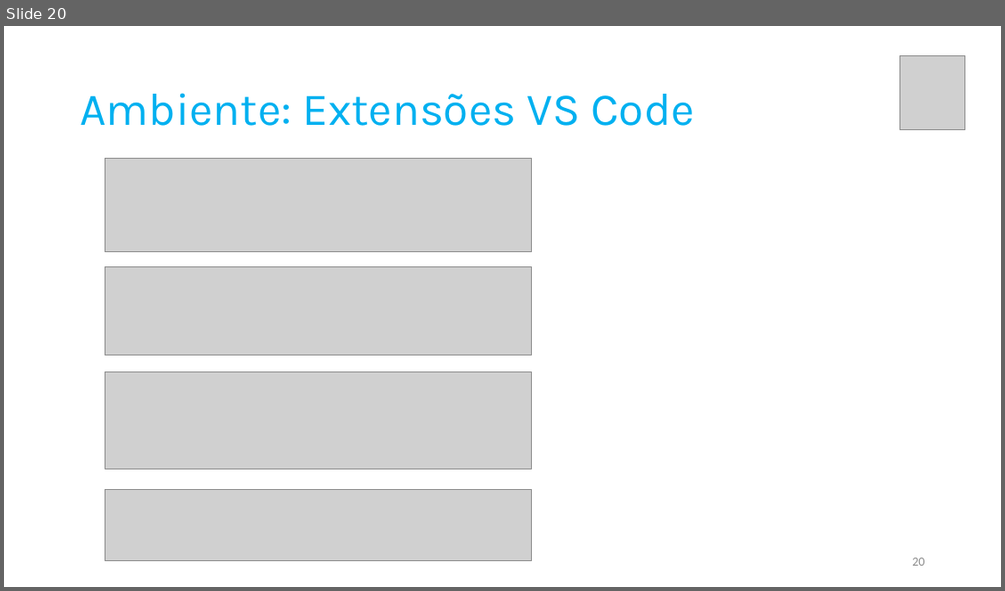
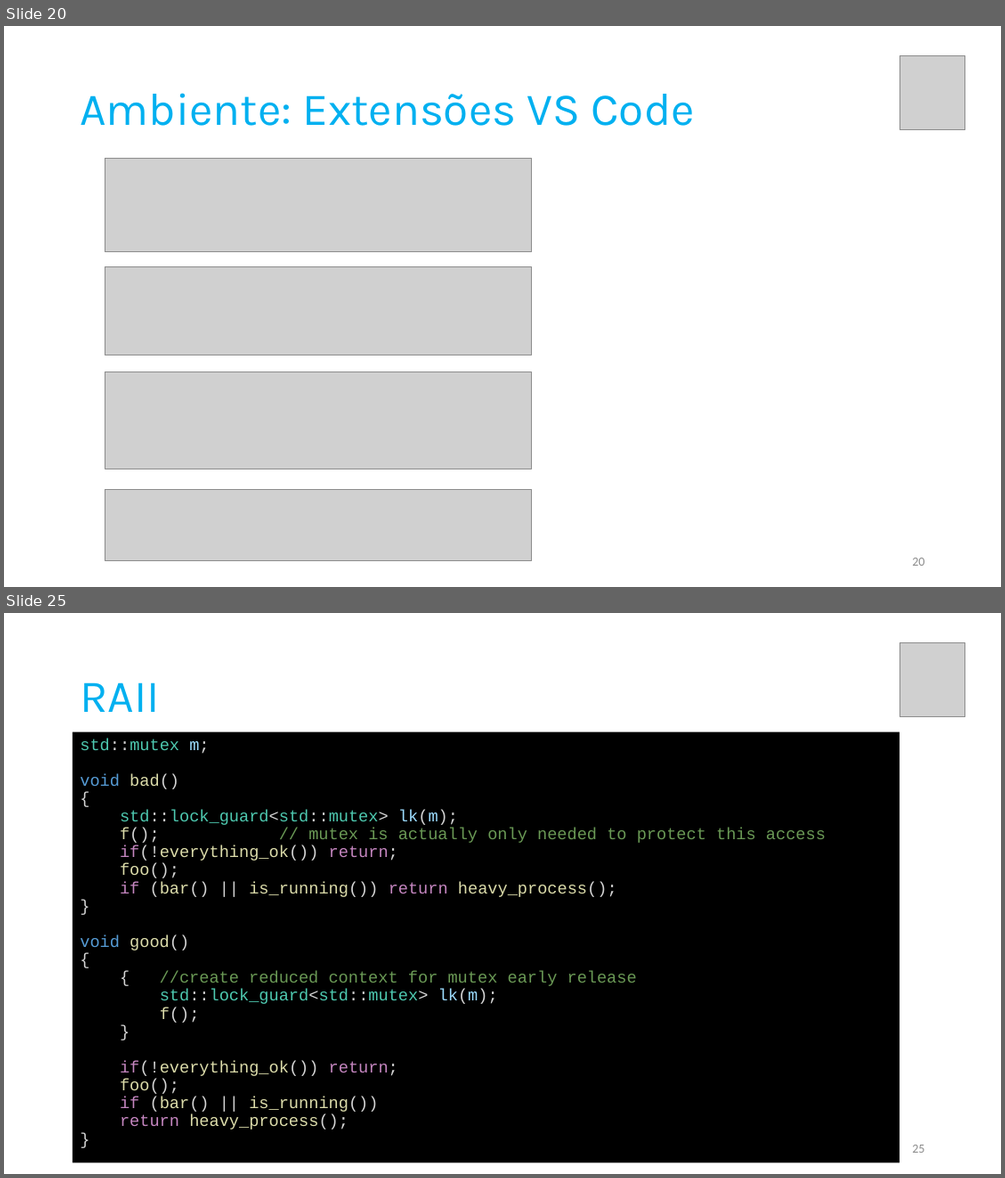
Before and after one commit to pfaco/ees_cpp, a slide deck: slides/C++.pptx. Shown one above the other, each under a label of ours: slide 20 before the commit, slides 20 and 25 after it; the slides between them are not shown. The pictures are 1005x591 and 1005x1178 pixels, drawn with LibreOffice and Linux fonts; fonts in the diff are those of the drawing; grey boxes stand for pictures. Boxes give left, top, right and bottom in pixels: in the first picture for what was removed or moved away, otherwise in the second. Text is boxed around its words. In the diff, an @@ line names an element or a change of style, - is before the commit and + after.

```diff
--- a/slides/C++.pptx
+++ b/slides/C++.pptx
@@ slide 25 added at (x1=4, y1=613, x2=1001, y2=1174), background #FFFFFF @@
@@ picture added at (x1=900, y1=643, x2=966, y2=717) @@
@@ title added at (x1=80, y1=682, x2=160, y2=712), 44 pt, text #00B0F0 @@
+RAII
@@ text added at (x1=73, y1=732, x2=900, y2=1163), fill #000000, 16 pt, text #DCDCAA @@
+std::mutex m;
+void bad()
+{
+std::lock_guard<std::mutex> lk(m);
+f(); // mutex is actually only needed to protect this access
+if(!everything_ok()) return;
+foo();
+if (bar() || is_running()) return heavy_process();
+}
+void good()
+{
+{ //create reduced context for mutex early release
+std::lock_guard<std::mutex> lk(m);
+f();
+}
+if(!everything_ok()) return;
+foo();
+if (bar() || is_running())
+return heavy_process();
+}
@@ page number added at (x1=912, y1=1144, x2=924, y2=1152), 12 pt, text #8C8C8C @@
+25
```
Also in this commit, not shown: 4 slides changed, 15 other slides added, 3 slides removed, 1 other file.
